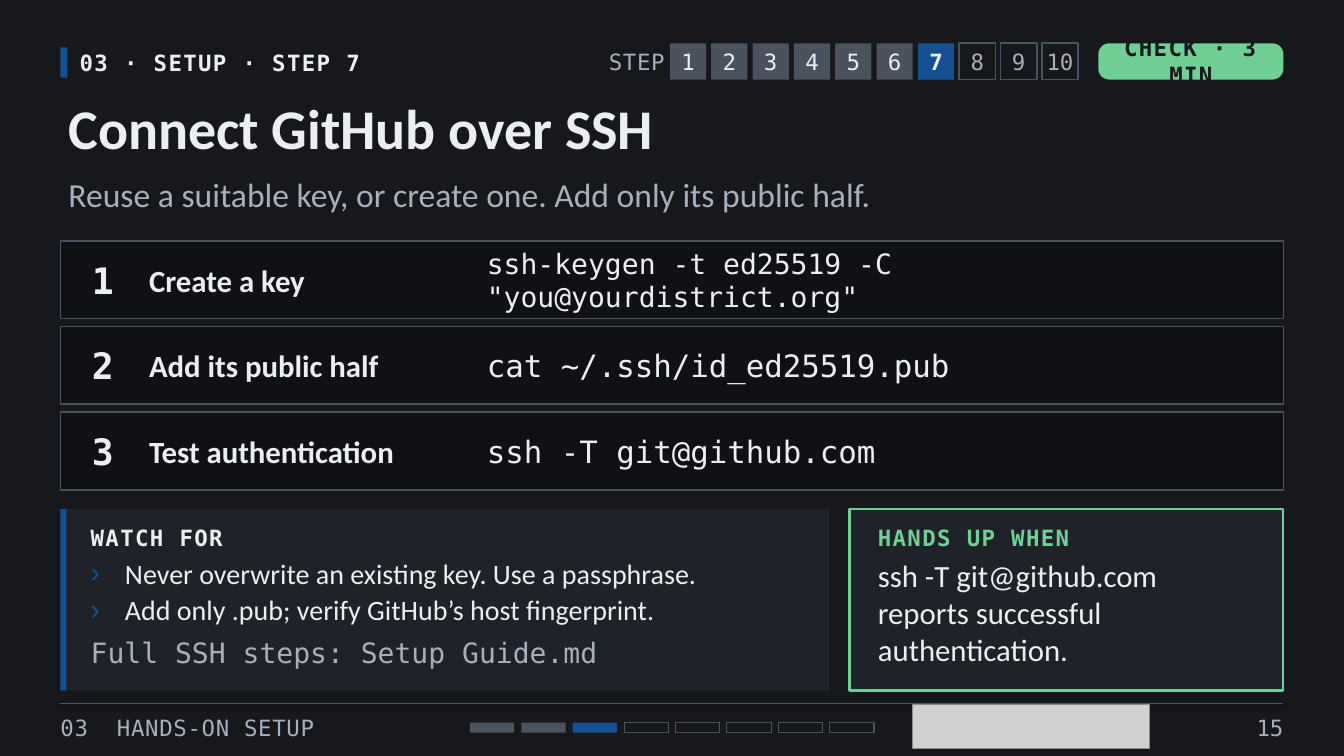
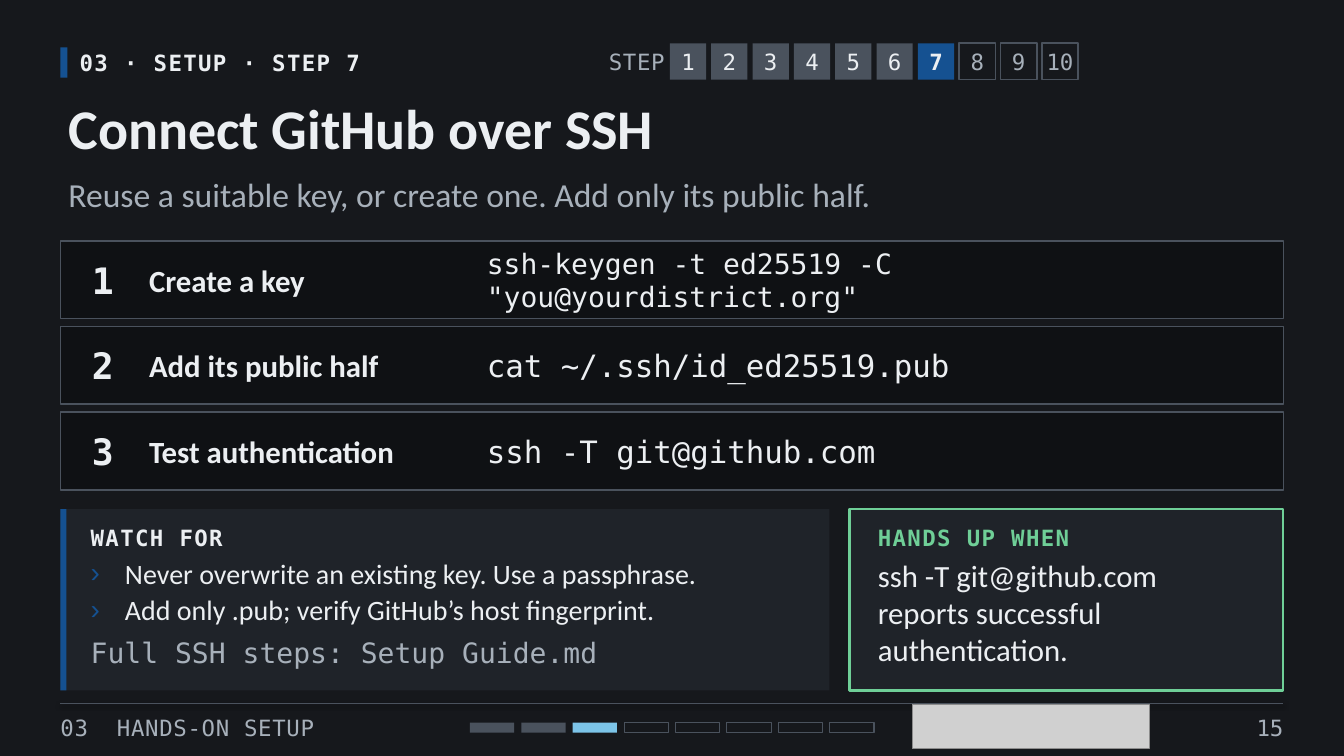
Before and after one commit to OCDEkr/Cite-Talk-2026, a slide deck: slide 15 of CITE-2026-AI-Cybersecurity-Workshop-With-Intro.pptx. Drawn at 1344x756 pixels with LibreOffice and Linux fonts; fonts in the diff are those of the drawing; grey boxes stand for pictures. Boxes give left, top, right and bottom in pixels: in the first picture for what was removed or moved away, otherwise in the second. Text is boxed around its words. In the diff, an @@ line names an element or a change of style, - is before the commit and + after.

```diff
--- a/CITE-2026-AI-Cybersecurity-Workshop-With-Intro.pptx
+++ b/CITE-2026-AI-Cybersecurity-Workshop-With-Intro.pptx
@@ rounded rectangle removed at (1099,43,1285,80) @@
-CHECK · 3 MIN
@@ rectangle at (573,723,617,733): fill #155191 to #7CC4E8 @@
```
Also in this commit, not shown: 19 other slides changed.
